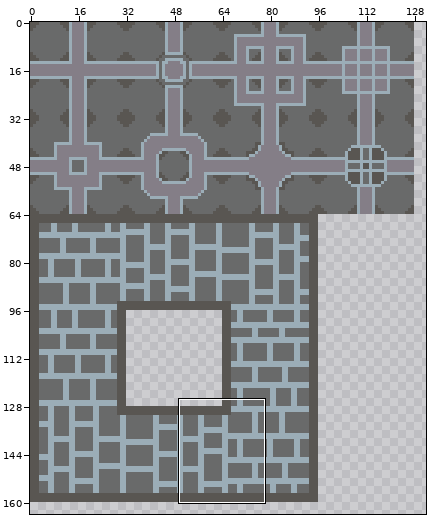
A sprite sheet gets an edit: Sprites/Roguelike-Spritesheet.png. The picture above shows the old version from afar; the outline marks the close-up.
Close-up. The starting point:
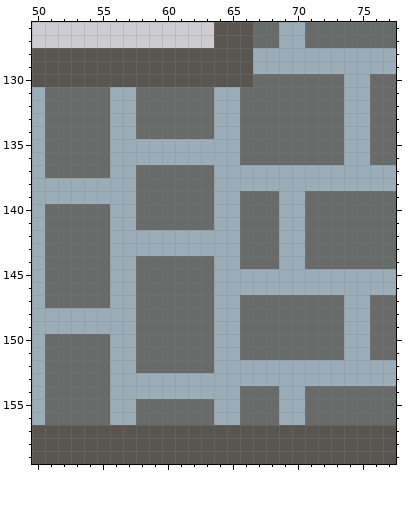
The file is 256x256 pixels. Shown: x 50..77, y 126..159. The wide view leaves out empty margins.
Once edited:
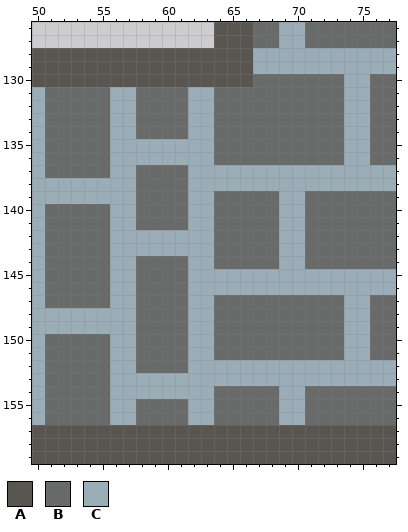
Palette (. is transparent): A #595652  B #696a6a  C #9badb7
Changes in this commit:
Colour C becomes colour B in rows 131 to 136 at x 64 to 65; in rows 139 to 144 at x 64 to 65; in rows 147 to 151 at x 64 to 65; in rows 154 to 156 at x 64 to 65.
Colour B becomes colour C in rows 131 to 134 at x 62 to 63; in rows 137 to 141 at x 62 to 63; in rows 144 to 152 at x 62 to 63; in rows 155 to 156 at x 62 to 63.
Boxes around the changes in both close-ups, in picture pixels (x1, y1, x2, y2):
changed: (188, 87, 240, 425)
